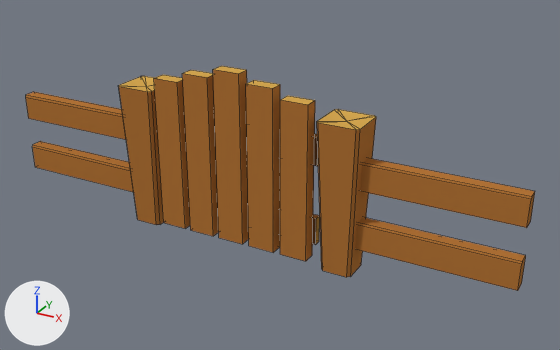
Two versions of the Blender file ExternalAssets/Blender/FenceGate.blend, one commit apart.
Camera for both pictures: a 50 mm camera at (1.343, -2.158, 1.375) aimed at (0.141, 0.028, 0.283). Arrows for +X, +Y and +Z are at lower left; the lights stay in place. Mesh edges are drawn as thin lines.

The first picture shows 'East', 'Model', 'Posts', 'West'.
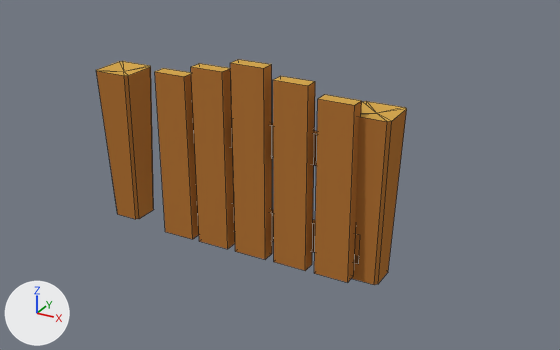
ob_gate is not drawn itself; it is the parent of ob_model.

Where the newer file only moved an object's origin or applied its transform, the numbers keep the older frame.

Pixel boxes [x1, y1, x2, y2] of what changed, in the pictures (560 x 350 px):
'Model', mesh rescaled, reshaped (25% wider, 15% taller)
    before: [154, 66, 320, 261]
    after: [155, 59, 362, 283]
'East', deleted (brown)
    before: [355, 158, 535, 291]
'Posts', deleted (brown)
    before: [119, 76, 376, 277]
'Right', added (brown)
    after: [351, 101, 407, 285]
'Left', added (brown)
    after: [96, 61, 154, 219]
'West', deleted (brown)
    before: [26, 92, 134, 192]

The edits, one by one:
me_cube_002 has 56 vertices, 42 faces and spans x 0.57..4.77, y -0.54..-0.04, z 0.07..1.38.
me_cube_002 is used by ob_model.
me_cube_002 part 1: the whole mesh is scaled about its middle by (1.24, 1, 1.1), then moved by (-0.06, -0.29, 0.02).
Mesh me_cube_003 is new.
It has 25 vertices, 16 faces and spans x -0.5..0.5, y -0.5..0.5, z 0.0..1.13.
It uses material mat_palette (picture img_palette128_png).
Mesh me_cube_004_1 is new.
It has 25 vertices, 16 faces and spans x -0.5..0.5, y -0.5..0.5, z 0.0..1.13.
It uses material mat_palette (picture img_palette128_png).
Object 'East' (ob_east) is deleted.
Object 'West' (ob_west) is deleted.
Object 'Gate' (ob_gate) moves from (0.308, -0.056, 0.279) to (0.415, -0.0379, 0.279).
Object 'Posts' (ob_posts) is deleted.
Object 'Right' (ob_right) is new; it shows me_cube_003.
Its location is (0.5, 0.0, 0.0).
Its scale is (0.15, 0.15, 0.519).
Object 'Left' (ob_left) is new; it shows me_cube_004_1.
Its location is (-0.5, 0.0, 0.0).
Its scale is (0.15, 0.15, 0.519).
